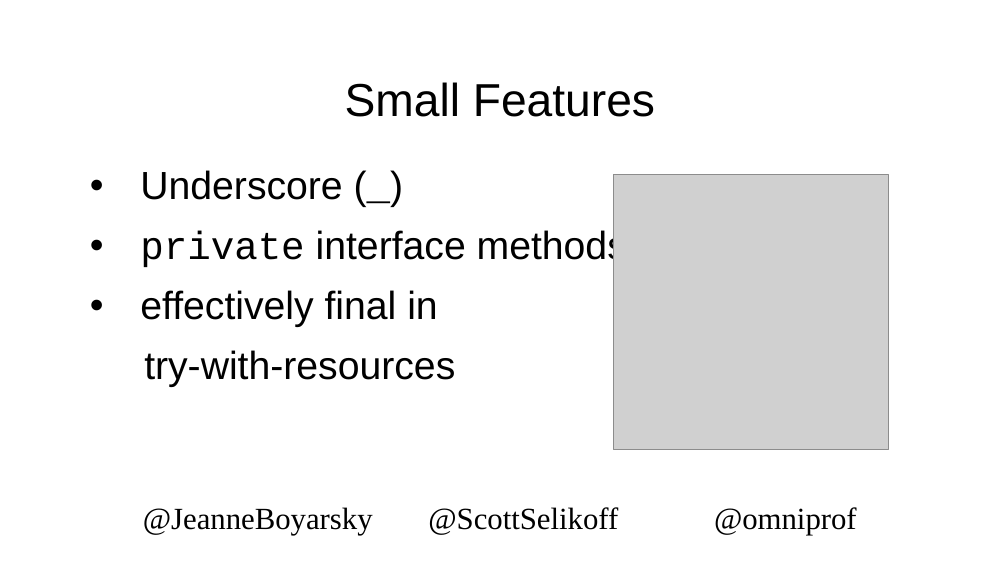
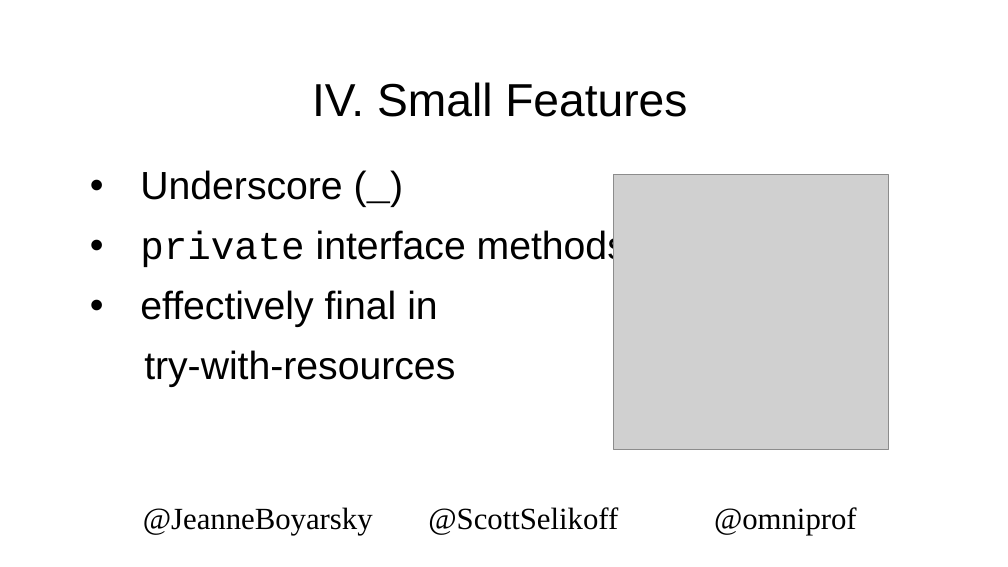
Before and after one commit to boyarsky/2019-oraclecodeone-cert-hol, a slide deck: slide 27 of 2019-OracleCodeOne-HOL.pptx. Drawn at 1008x567 pixels with LibreOffice and Linux fonts; fonts in the diff are those of the drawing; grey boxes stand for pictures; background and template pictures are left out. Boxes give left, top, right and bottom in pixels: in the first picture for what was removed or moved away, otherwise in the second. Text is boxed around its words. In the diff, an @@ line names an element or a change of style, - is before the commit and + after.

```diff
--- a/2019-OracleCodeOne-HOL.pptx
+++ b/2019-OracleCodeOne-HOL.pptx
@@ title at [312,82,687,117]: text changed @@
-Small Features
+IV. Small Features
```
Also in this commit, not shown: 7 other slides changed.
